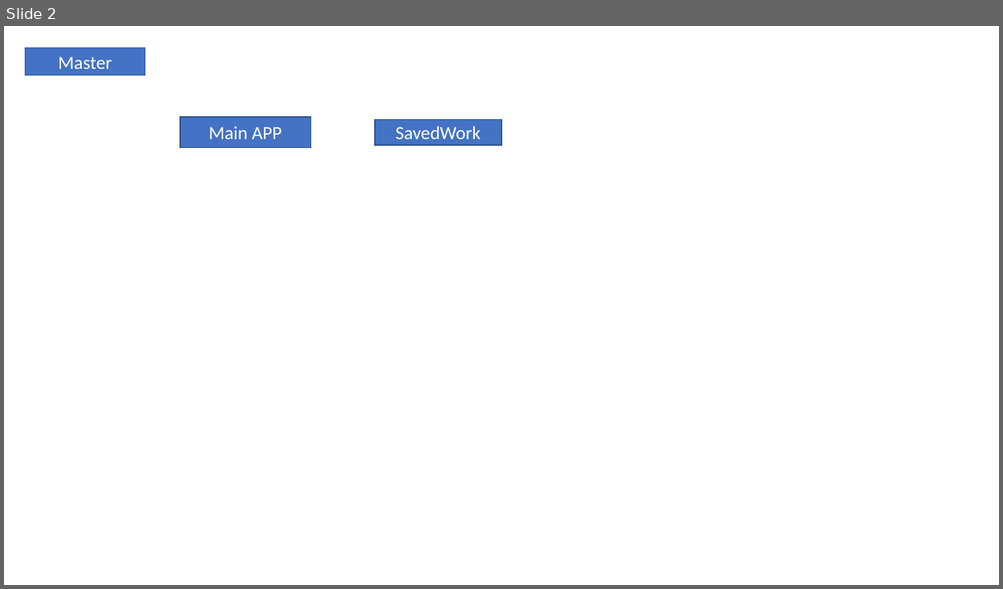
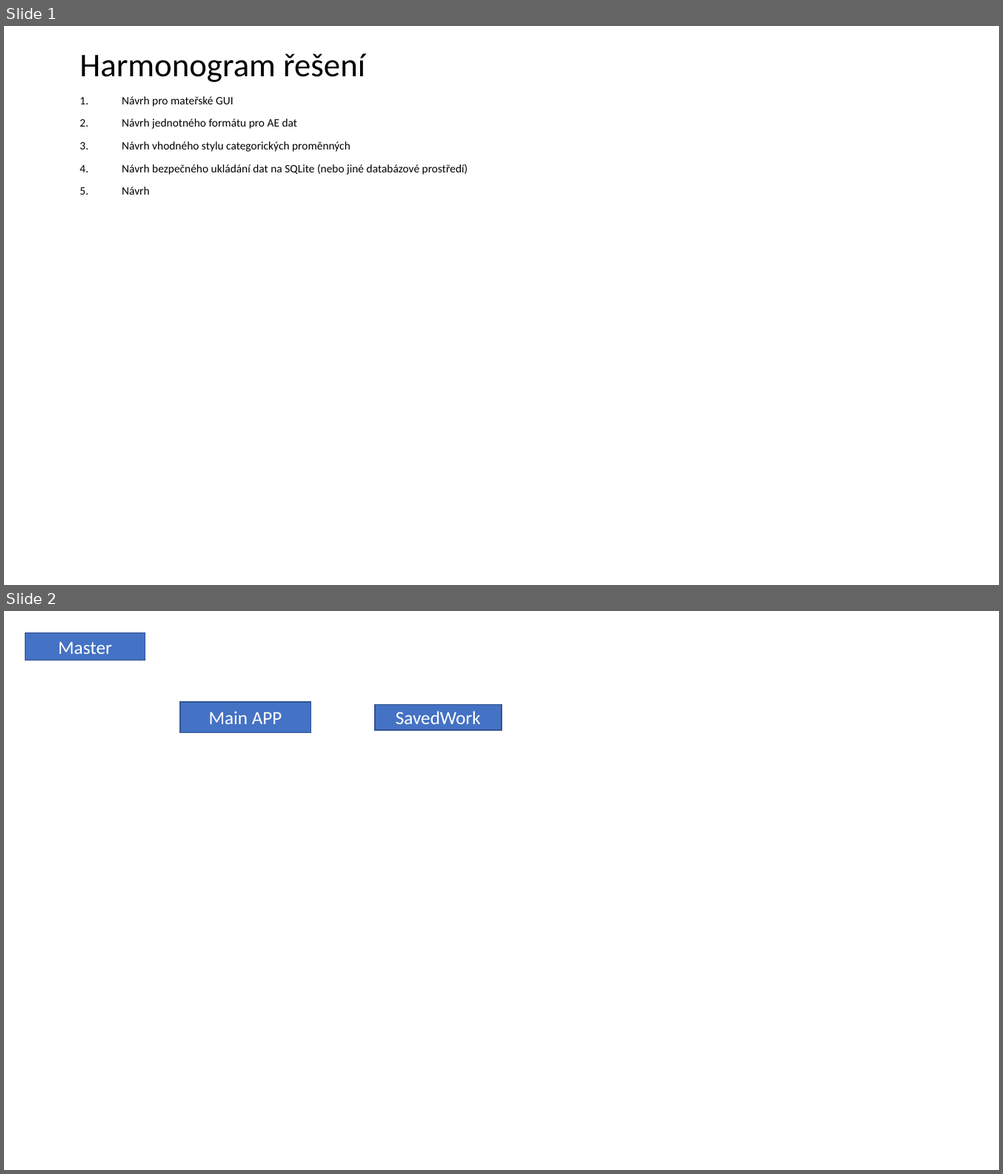
Before and after one commit to Rievil/ProjectExplorer, a slide deck: AE/DesignPlan/BlockSchema.pptx. Shown one above the other, each under a label of ours: slide 2 before the commit, slides 1 and 2 after it. The pictures are 1003x589 and 1003x1174 pixels, drawn with LibreOffice and Linux fonts; fonts in the diff are those of the drawing. Boxes give left, top, right and bottom in pixels: in the first picture for what was removed or moved away, otherwise in the second. Text is boxed around its words. In the diff, an @@ line names an element or a change of style, - is before the commit and + after.

```diff
--- a/AE/DesignPlan/BlockSchema.pptx
+++ b/AE/DesignPlan/BlockSchema.pptx
@@ slide 1 added at <box>4,26,999,585</box>, background #FFFFFF @@
@@ title added at <box>79,53,365,82</box>, 32 pt, text #000000 @@
+Harmonogram řešení
@@ text added at <box>122,96,468,195</box>, 11 pt, text #000000 @@
+1. Návrh pro mateřské GUI
+2. Návrh jednotného formátu pro AE dat
+3. Návrh vhodného stylu categorických proměnných
+4. Návrh bezpečného ukládání dat na SQLite (nebo jiné databázové prostředí)
+5. Návrh
```
Also in this commit, not shown: 1 slide removed, 44 other files.
